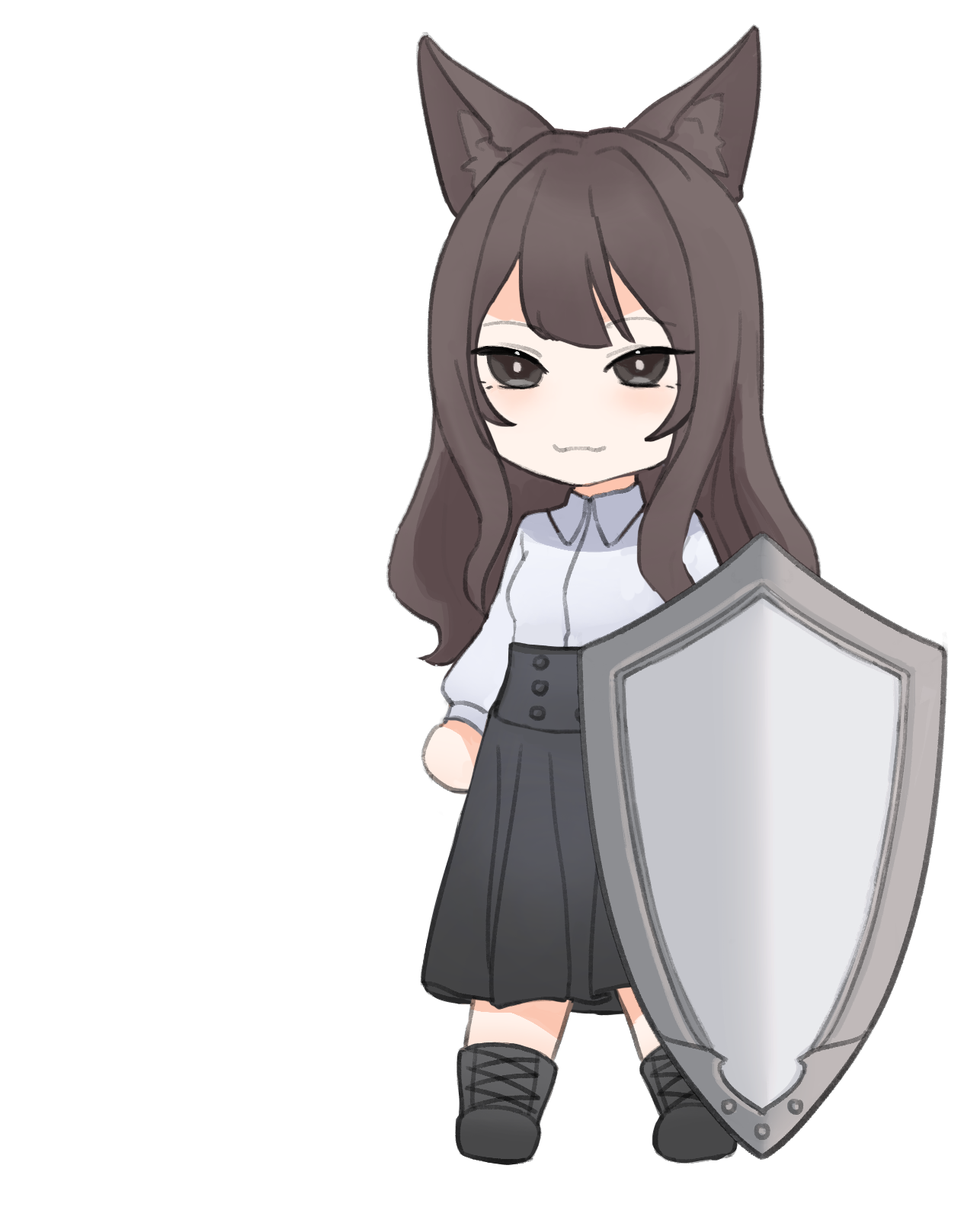
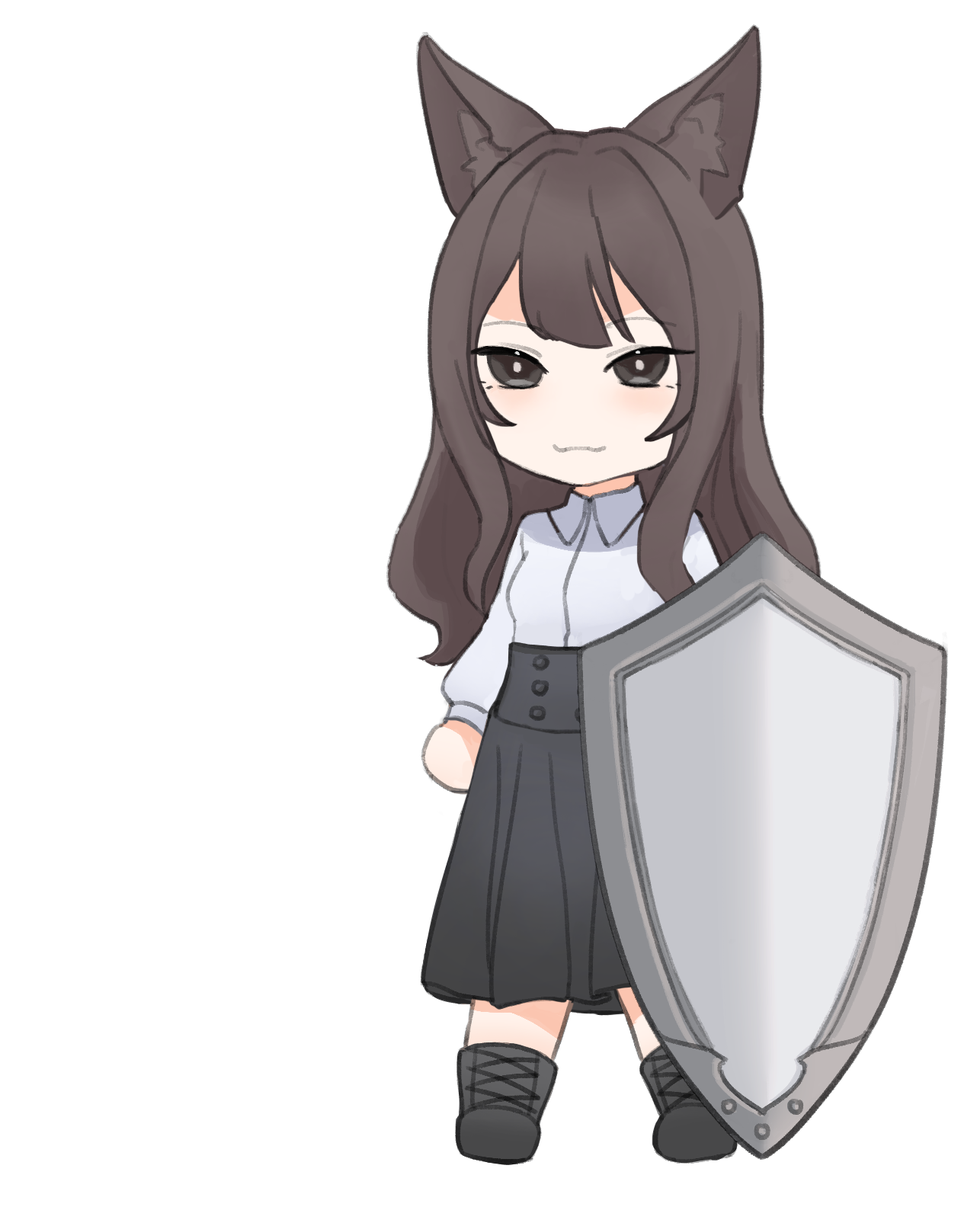
Comparing the layer stacks of the two 977px x 1207px images. Changes:
moved "Ear" above "B Hair" over (x1=455, y1=128, x2=737, y2=221)
